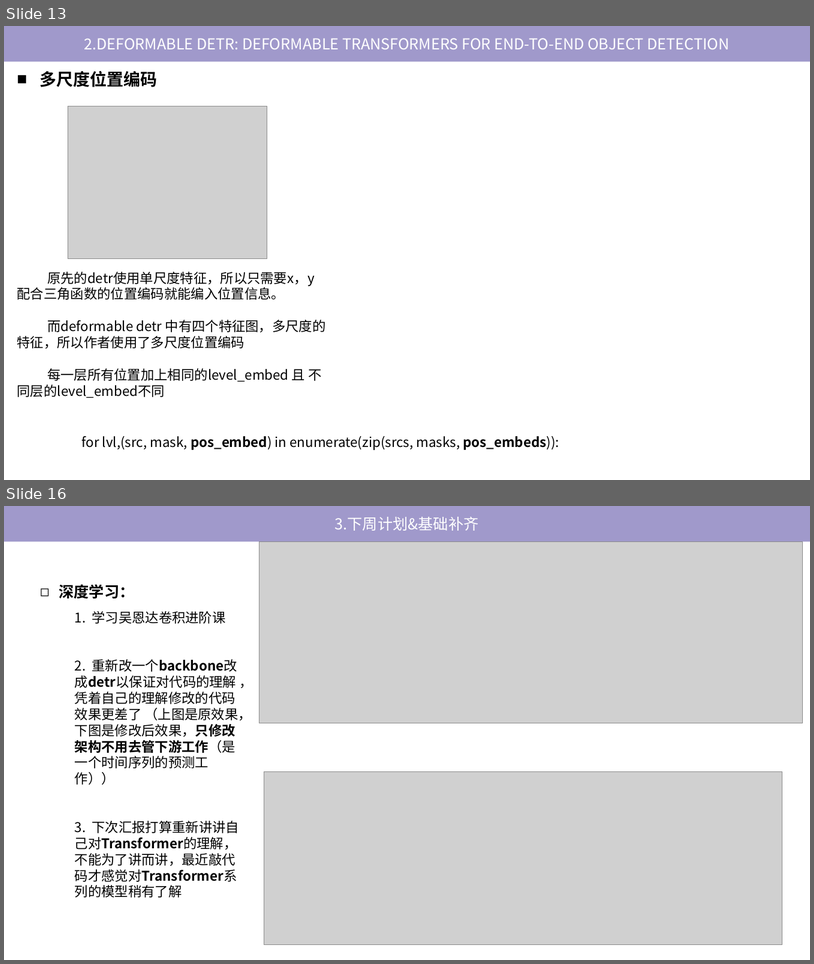
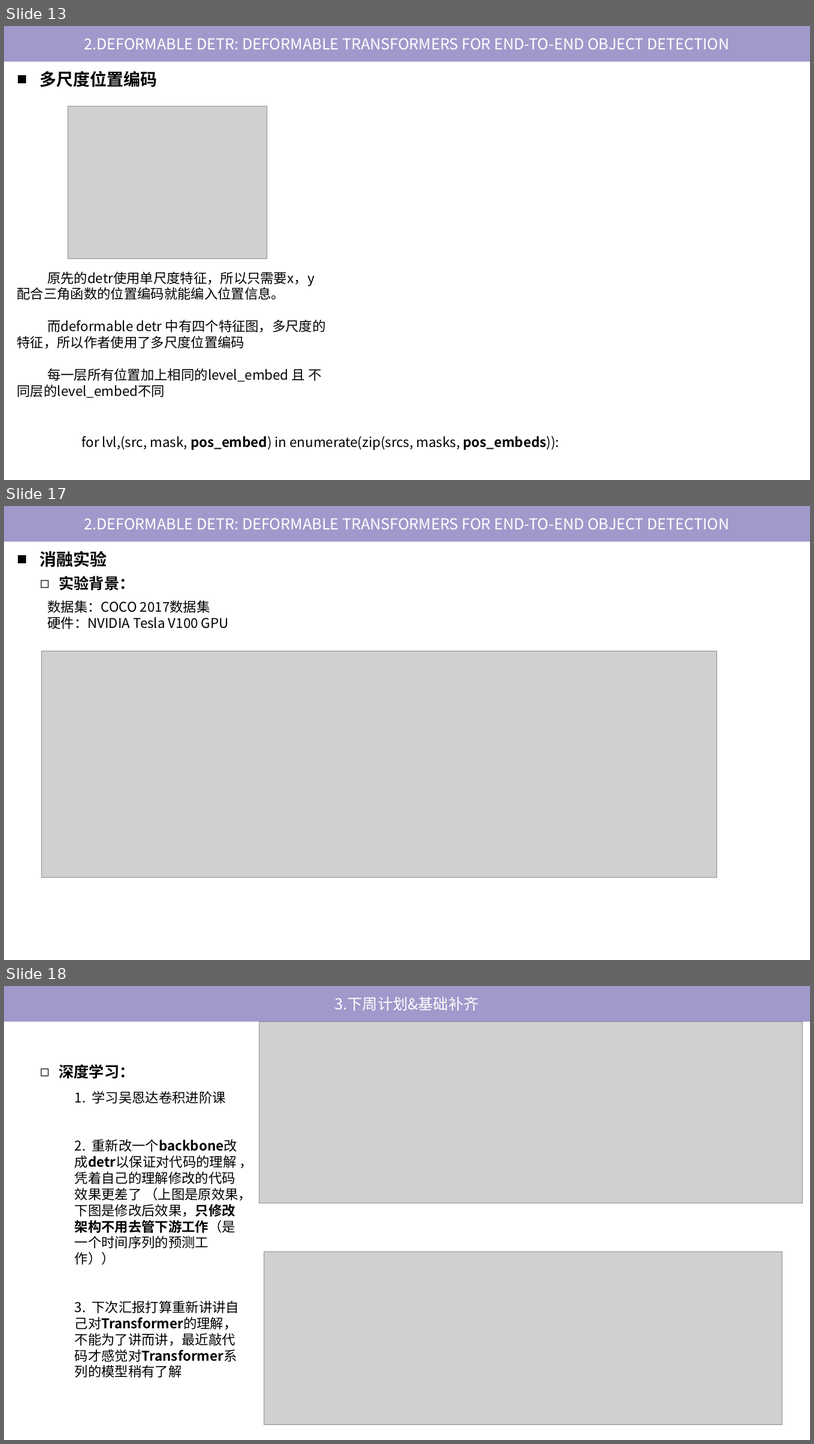
Before and after one commit to tj-messi/cv-computer-visual-tj, a slide deck: 0.组会记录/2024-10-17/report-2024-10-10.pptx. Shown one above the other, each under a label of ours: slides 13 and 16 before the commit, slides 13, 17 and 18 after it; the slides between them are not shown. The pictures are 814x964 and 814x1444 pixels, drawn with LibreOffice and Linux fonts; fonts in the diff are those of the drawing; grey boxes stand for pictures. Boxes give left, top, right and bottom in pixels: in the first picture for what was removed or moved away, otherwise in the second. Text is boxed around its words. In the diff, an @@ line names an element or a change of style, - is before the commit and + after.

```diff
--- a/0.组会记录/2024-10-17/report-2024-10-10.pptx
+++ b/0.组会记录/2024-10-17/report-2024-10-10.pptx
@@ slide 17 added at (4,506,810,960), background #FFFFFF @@
@@ rectangle added at (4,506,810,541), fill #A099CB, 18 pt, text #FFFFFF @@
+2.DEFORMABLE DETR: DEFORMABLE TRANSFORMERS FOR END-TO-END OBJECT DETECTION
@@ text added at (39,551,107,567), 20 pt, text #000000, bold @@
+■ 消融实验
@@ text added at (59,576,135,591), 18 pt, text #000000, bold @@
+◻ 实验背景：
@@ text added at (47,600,229,629), 16 pt, text #000000 @@
+数据集：COCO 2017数据集
+硬件：NVIDIA Tesla V100 GPU
@@ picture added at (42,651,717,877) @@
@@ what was slide 16 is now slide 18 @@
```
Also in this commit, not shown: 4 slides changed, 1 other slide added.
